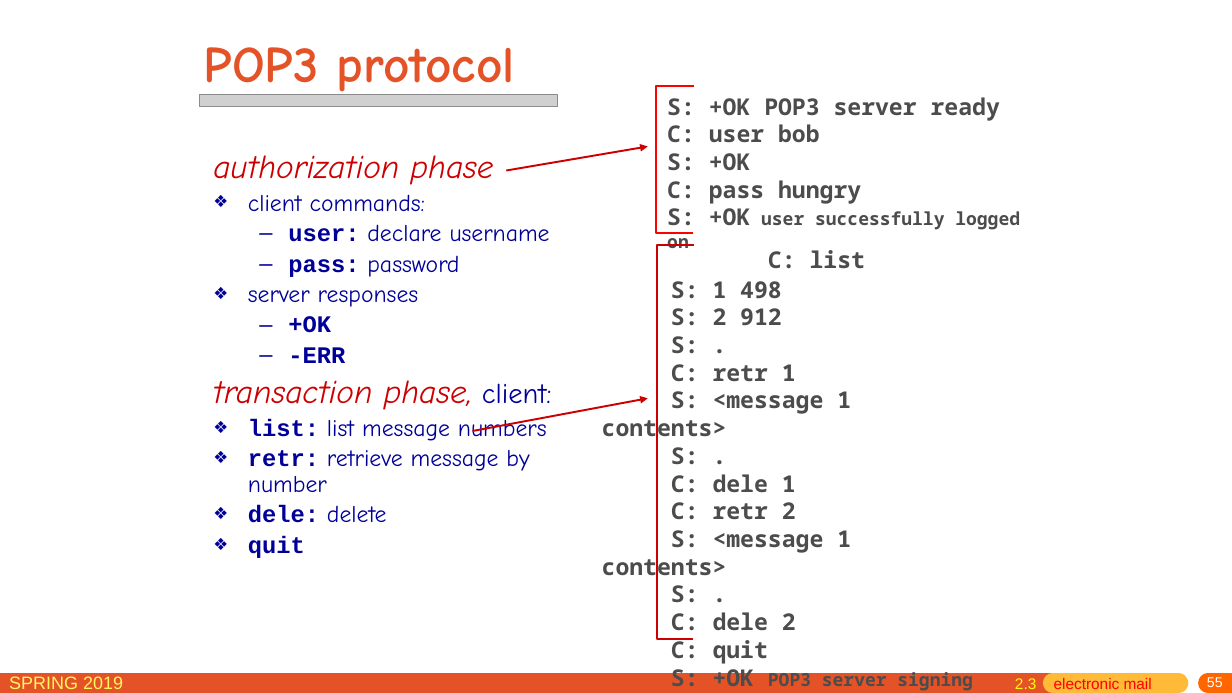
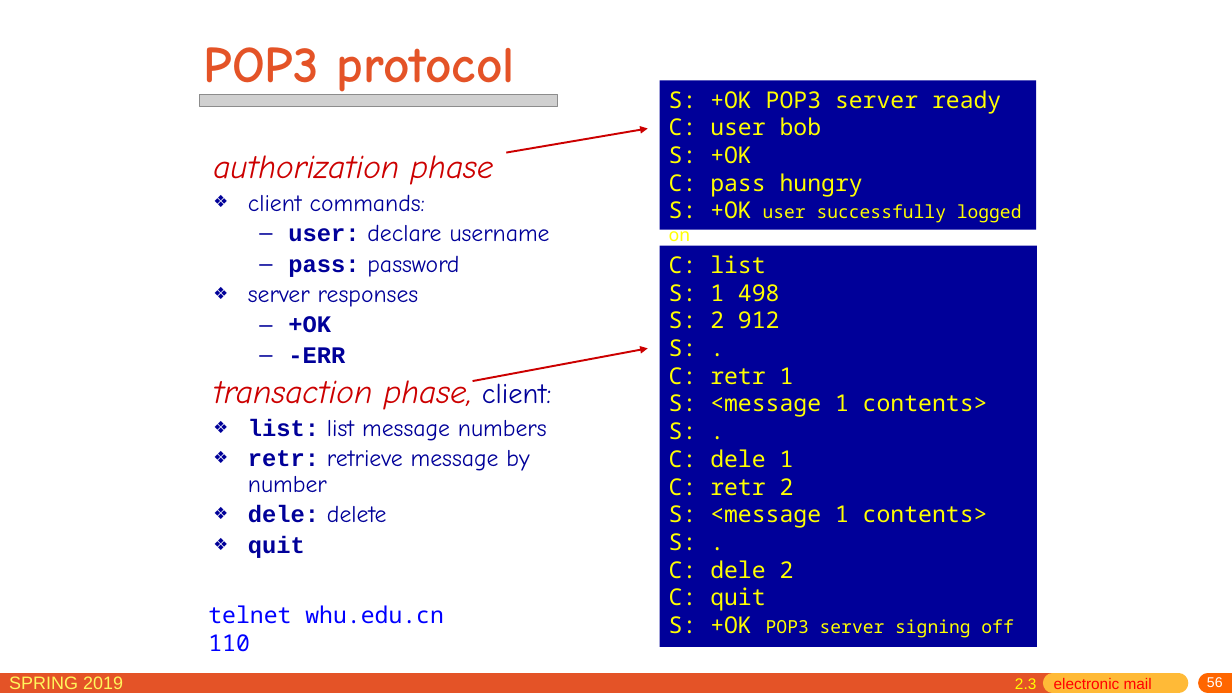
Before and after one commit to jichenghu/PPT_networkDistributed, a slide deck: slide 56 of chapter2.pptx (slide 55 before the commit). Drawn at 1232x693 pixels with LibreOffice and Linux fonts; fonts in the diff are those of the drawing; grey boxes stand for pictures. Boxes give left, top, right and bottom in pixels: in the first picture for what was removed or moved away, otherwise in the second. Text is boxed around its words. In the diff, an @@ line names an element or a change of style, - is before the commit and + after.

```diff
--- a/chapter2.pptx
+++ b/chapter2.pptx
@@ freeform shape removed at [656,86,694,233] @@
@@ rectangle "S: +OK POP3 server ready": place and size @@
-rectangle "S: +OK POP3 server ready" at [667,97,1020,248]
+rectangle "S: +OK POP3 server ready" at [660,80,1037,230]
@@ rectangle "S: +OK POP3 server ready" at [660,80,1037,230]: text colour #4C4C4C to #FFFF00, bold off; fill none to #000099 @@
@@ arrow moved from (506, 171) - (648, 147) to (506, 152) - (648, 128) @@
@@ freeform shape removed at [657,246,695,640] @@
@@ rectangle "C: list" at [660,246,1037,647]: text colour #4C4C4C to #FFFF00, bold off; fill none to #000099 @@
@@ rectangle "C: list": place and size @@
-rectangle "C: list" at [602,250,973,691]
+rectangle "C: list" at [660,246,1037,647]
@@ arrow moved from (472, 431) - (648, 398) to (472, 381) - (648, 348) @@
@@ text added at [208,605,444,652], 18 pt, text #0000FF @@
+telnet whu.edu.cn 110
@@ page number at [1207,677,1223,687]: text changed @@
-55
+56
```
Also in this commit, not shown: 56 other slides changed, 1 slide added, 1 other file.
